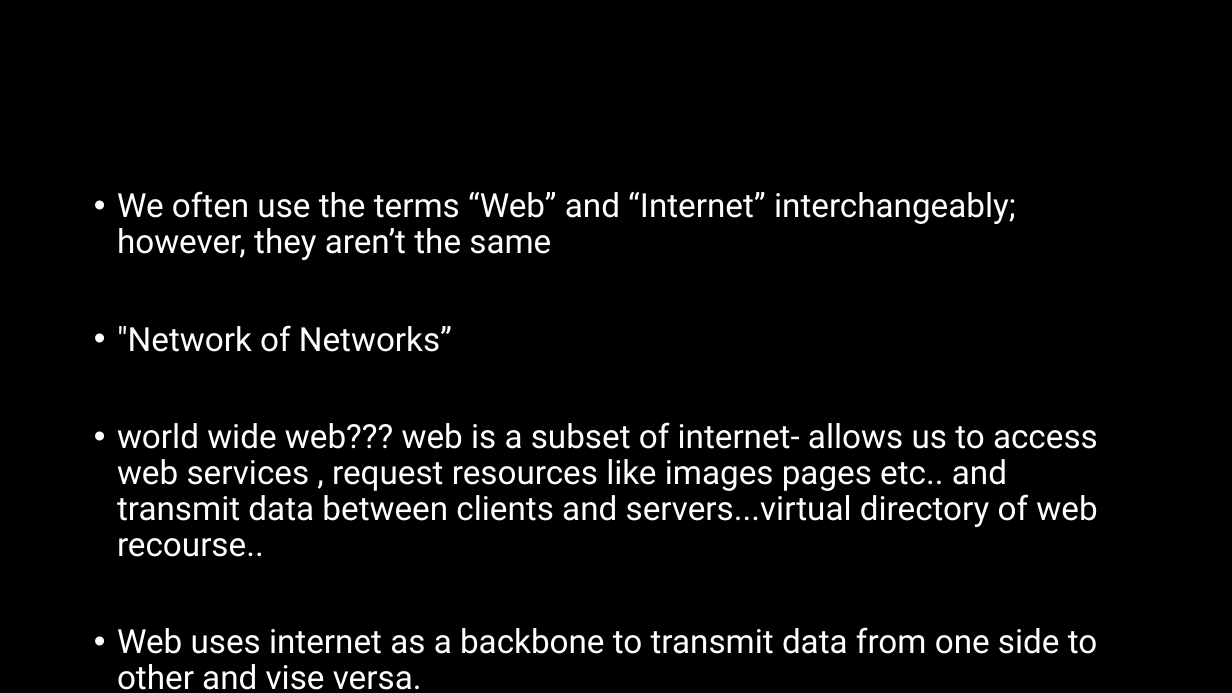
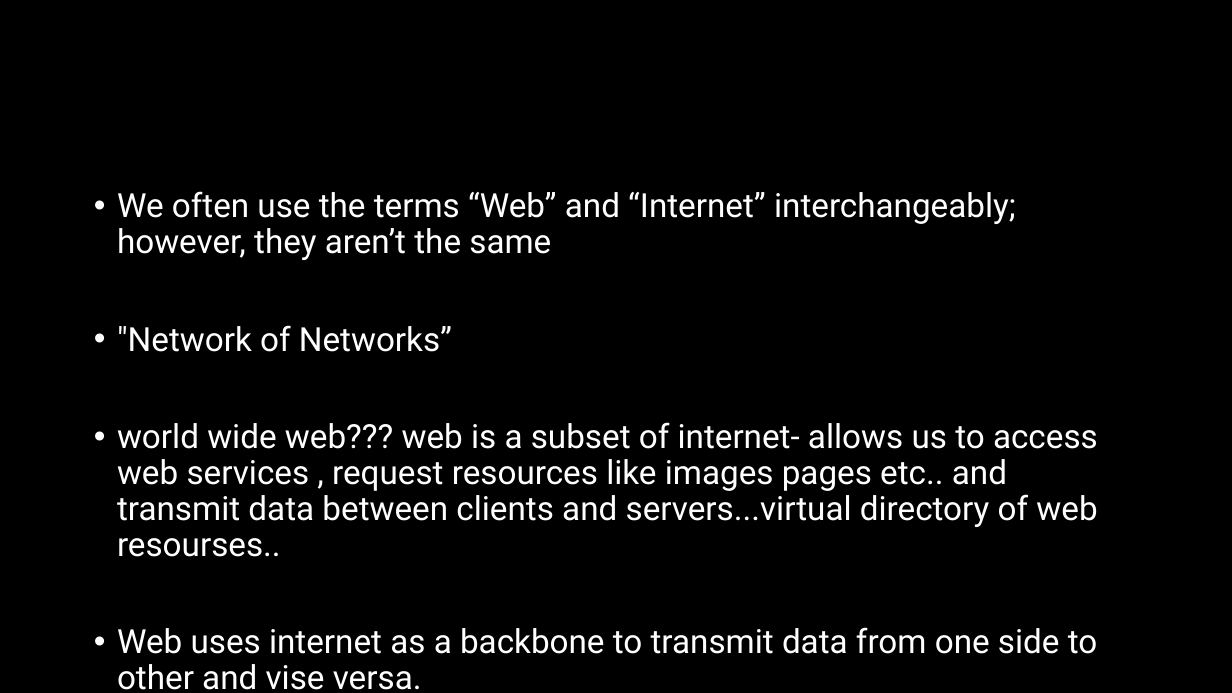
Before and after one commit to natiquekeyin/spring2025, a slide deck: slide 6 of FrontEnd/Week1/Week 1.pptx. Drawn at 1232x693 pixels with LibreOffice and Linux fonts; fonts in the diff are those of the drawing. Boxes give left, top, right and bottom in pixels: in the first picture for what was removed or moved away, otherwise in the second. Text is boxed around its words. In the diff, an @@ line names an element or a change of style, - is before the commit and + after.

```diff
--- a/FrontEnd/Week1/Week 1.pptx
+++ b/FrontEnd/Week1/Week 1.pptx
@@ text at (117, 422, 1098, 557): text changed @@
-• world wide web??? web is a subset of internet- allows us to access web services , request resources like images pages etc.. and transmit data between clients and servers...virtual directory of web recourse..
+• world wide web??? web is a subset of internet- allows us to access web services , request resources like images pages etc.. and transmit data between clients and servers...virtual directory of web resourses..
```
Also in this commit, not shown: 5 other slides changed, 4 other files.
